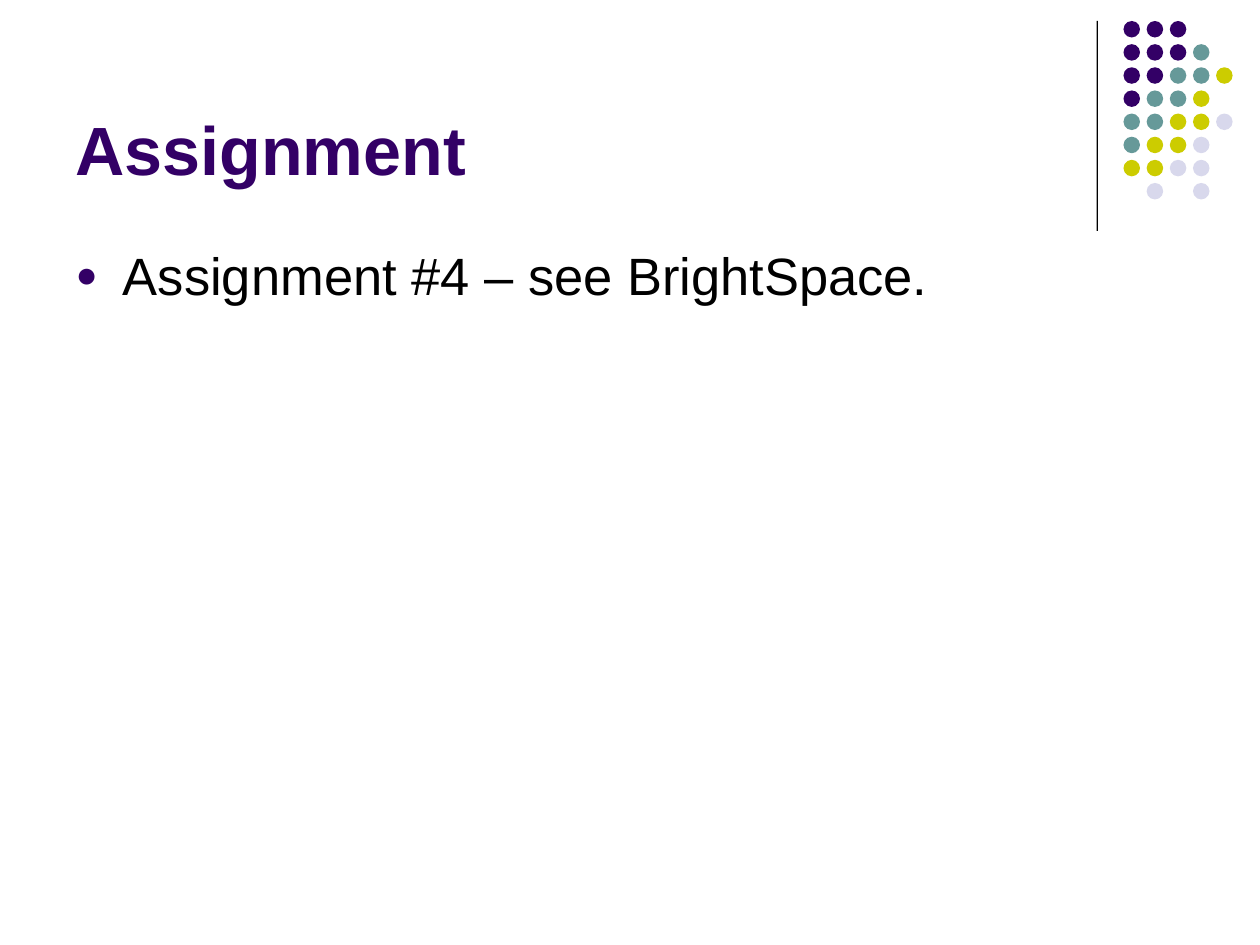
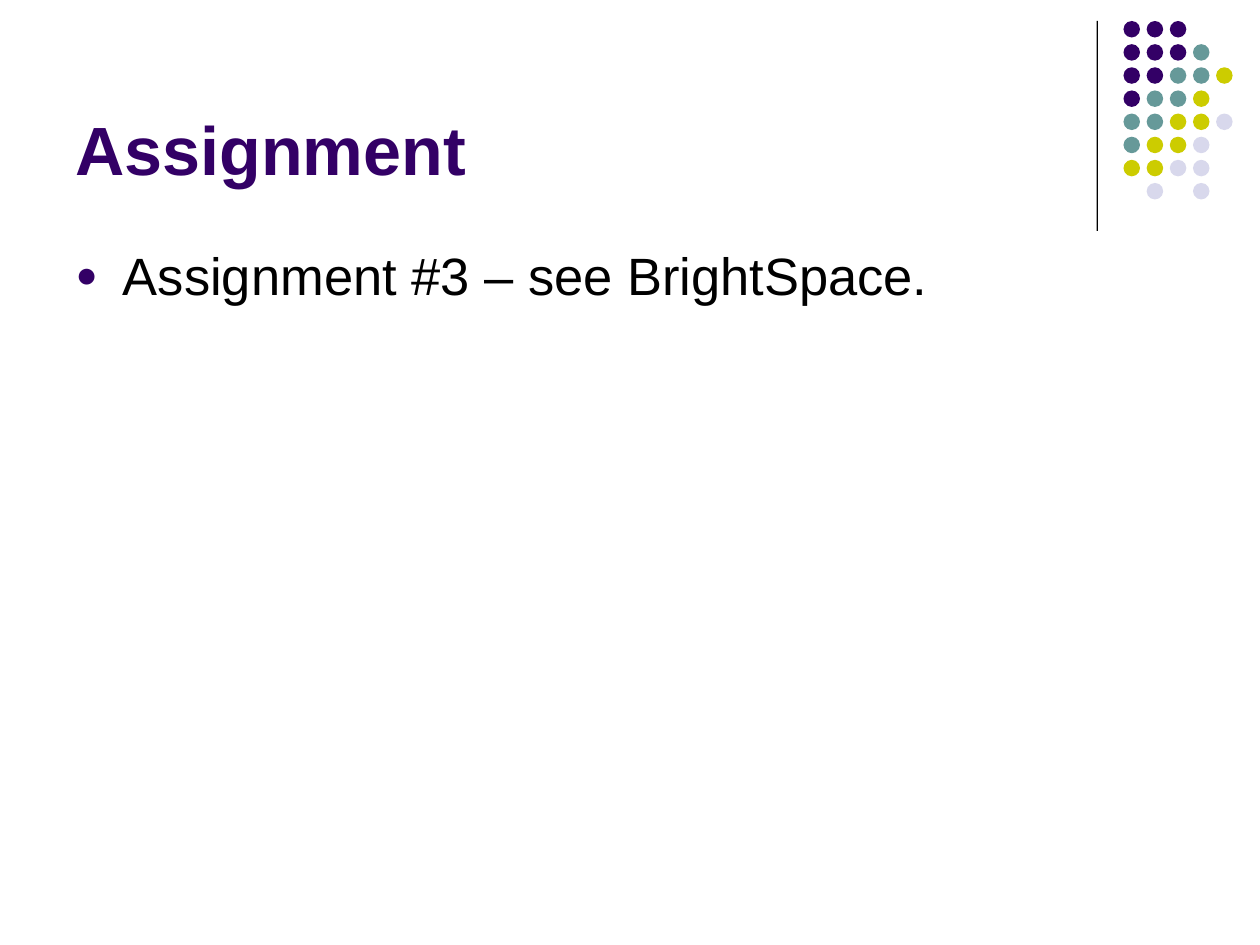
Before and after one commit to lutzhamel/CSC402, a slide deck: slide 25 of notes/csc402-ln007.pptx. Drawn at 1260x945 pixels with LibreOffice and Linux fonts; fonts in the diff are those of the drawing. Boxes give left, top, right and bottom in pixels: in the first picture for what was removed or moved away, otherwise in the second. Text is boxed around its words. In the diff, an @@ line names an element or a change of style, - is before the commit and + after.

```diff
--- a/notes/csc402-ln007.pptx
+++ b/notes/csc402-ln007.pptx
@@ text at [123, 257, 927, 306]: text changed @@
-● Assignment #4 – see BrightSpace.
+● Assignment #3 – see BrightSpace.
```
Also in this commit, not shown: 1 other file.
